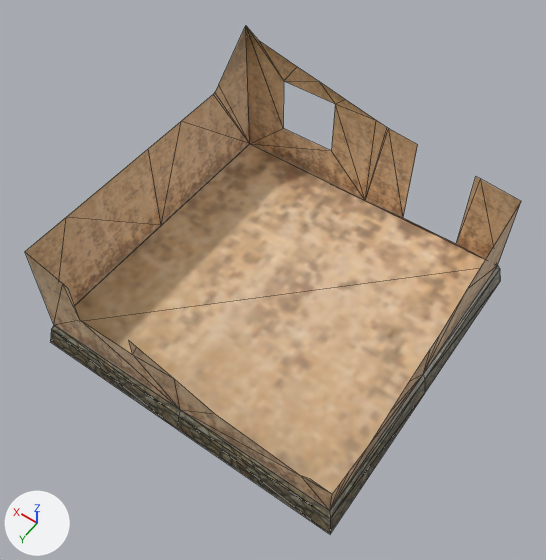
The COLLADA model features/s44_b_house_3_1_destroyed_1.dae, before and after one commit.
Before and after are seen from a 50 mm lens placed at (-38.9, 56.8, 93.3), pointed at (-0.7, 3.4, 9.3). The axes (+X, +Y, +Z) are drawn at lower left. The lights are the same throughout. Mesh edges are drawn as thin lines.

Names of what the first picture shows: 's44_b_house_1_1'.
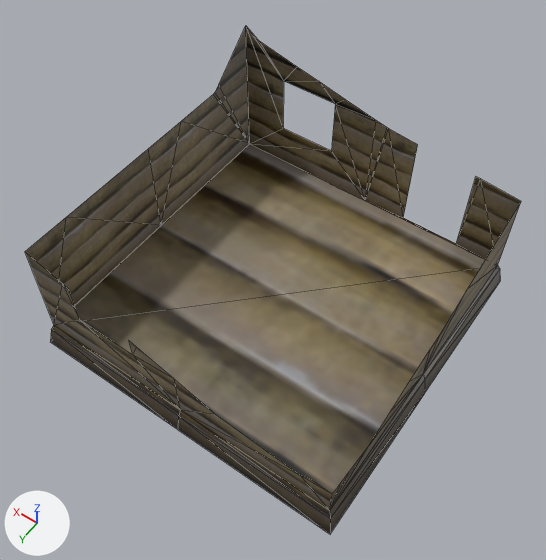
Boxes [x1, y1, x2, y2] around the edits, measured in the pictures (546 x 560 px):
's44_b_house_1_1', surface changed (beige to brown)
    both: [25, 26, 521, 534]

The edits, one by one:
Picture 's44_b_house_3_1.png' (img_s44_b_house_3_1_png) is new.
Material 's44_b_house_1_1_s3o_mat_002' (mat_s44_b_house_1_1_s3o_mat_002) changes its picture from img_s44_b_house_2_1_png to img_s44_b_house_3_1_png.
